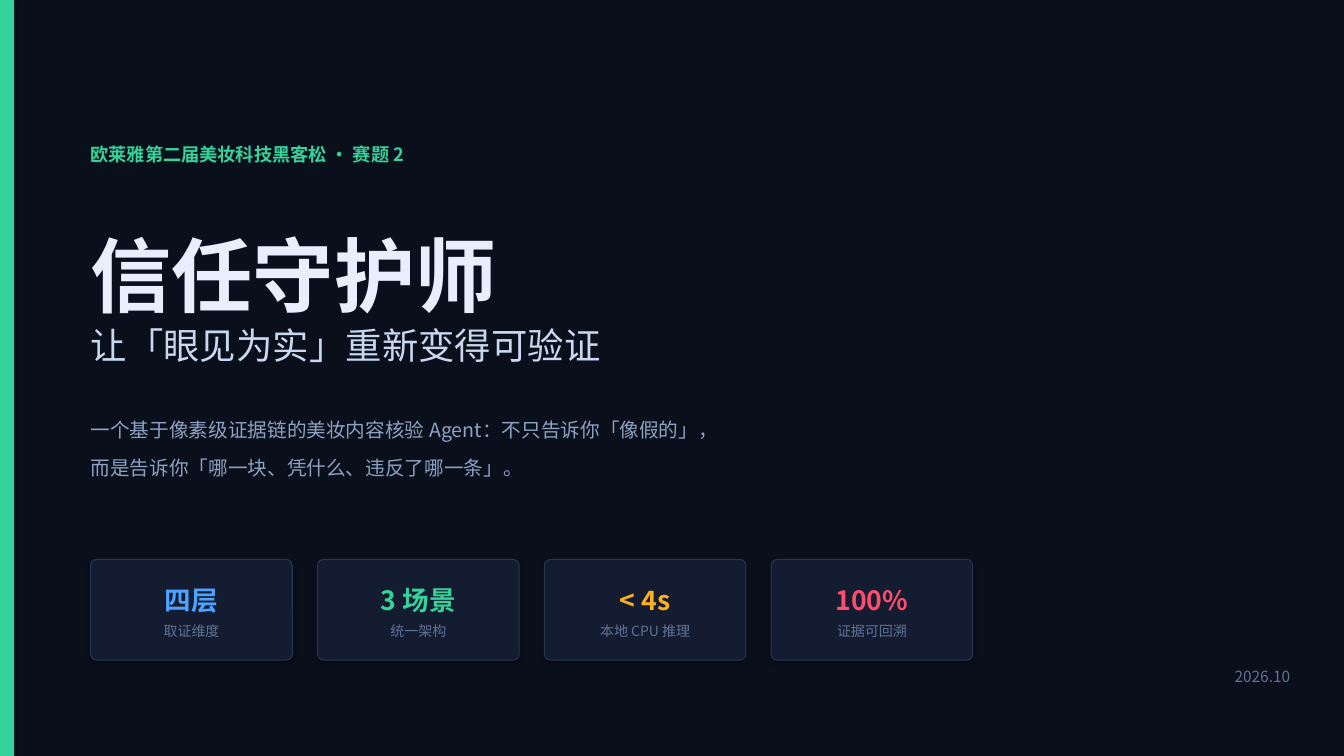
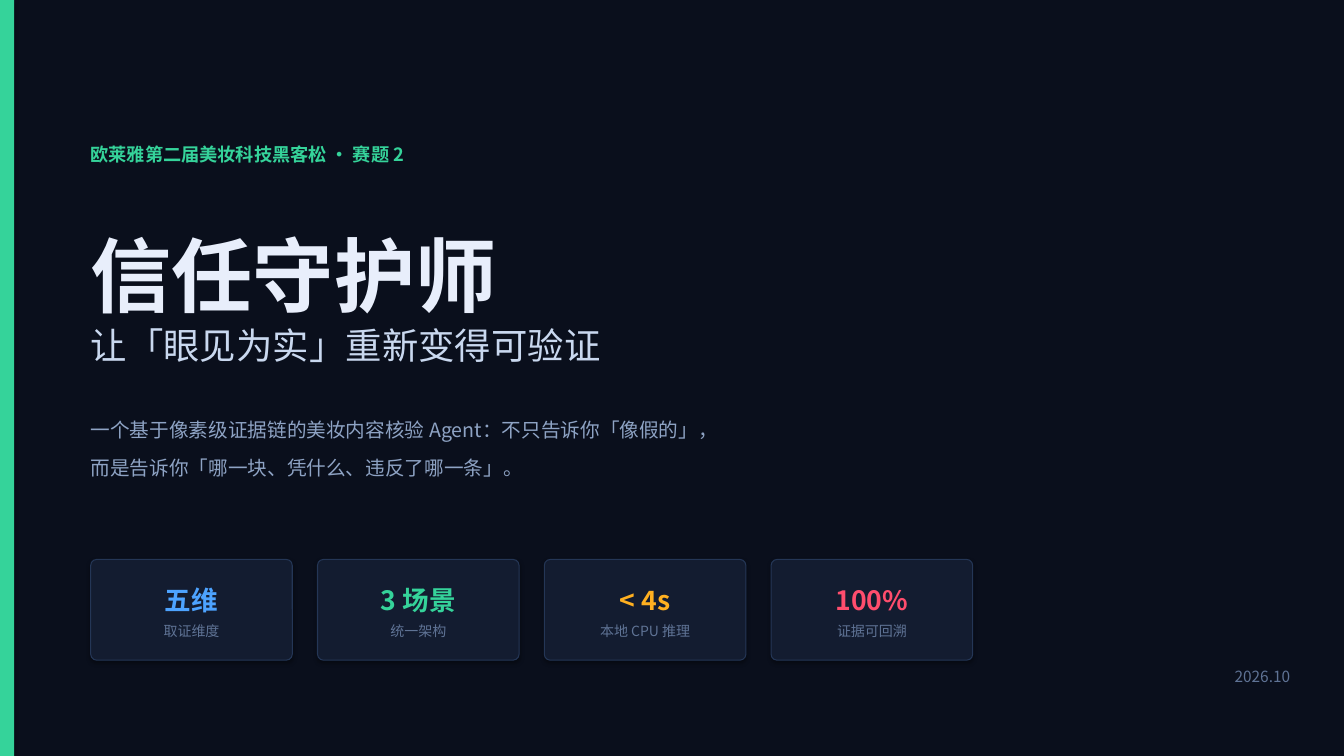
Before and after one commit to lulu520-1314/trust-shield, a slide deck: slide 1 of deliverables/信任守护师_赛题2_初赛PPT.pptx. Drawn at 1344x756 pixels with LibreOffice and Linux fonts; fonts in the diff are those of the drawing. Boxes give left, top, right and bottom in pixels: in the first picture for what was removed or moved away, otherwise in the second. Text is boxed around its words. In the diff, an @@ line names an element or a change of style, - is before the commit and + after.

Commit message:
docs: PPT 修正四层表述、新增测试数据包页

```diff
--- a/deliverables/信任守护师_赛题2_初赛PPT.pptx
+++ b/deliverables/信任守护师_赛题2_初赛PPT.pptx
@@ text at (165,587,218,613): text changed @@
-四层
+五维
```
Also in this commit, not shown: 5 other slides changed, 1 slide added, 3 other files.
